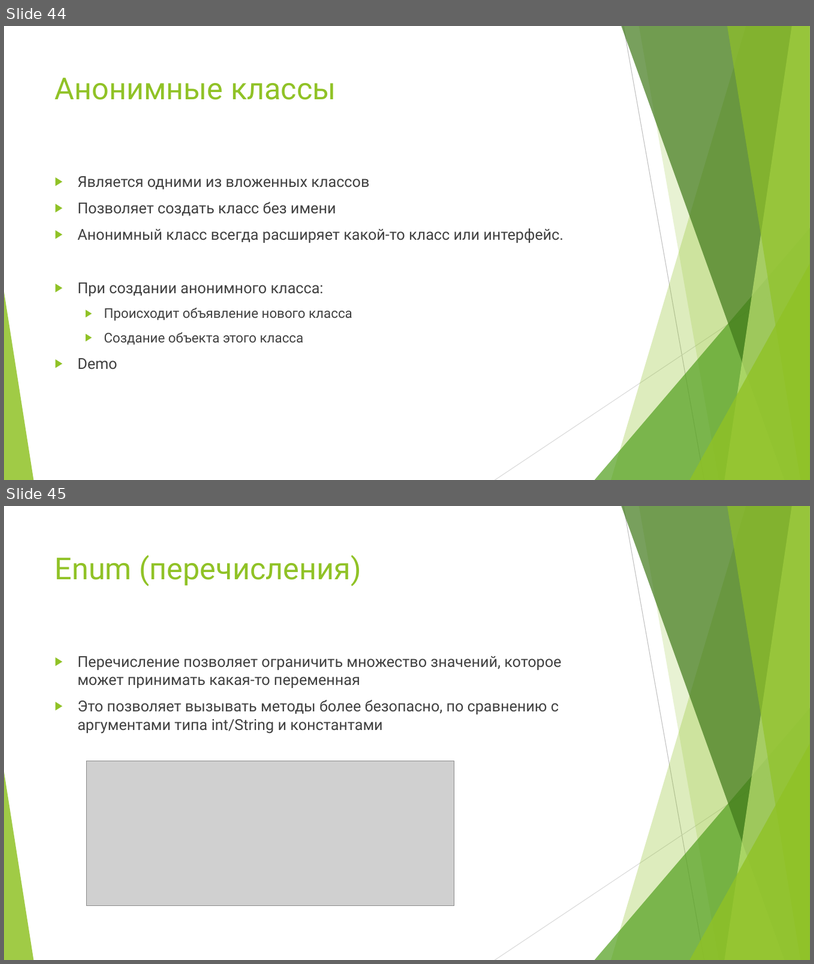
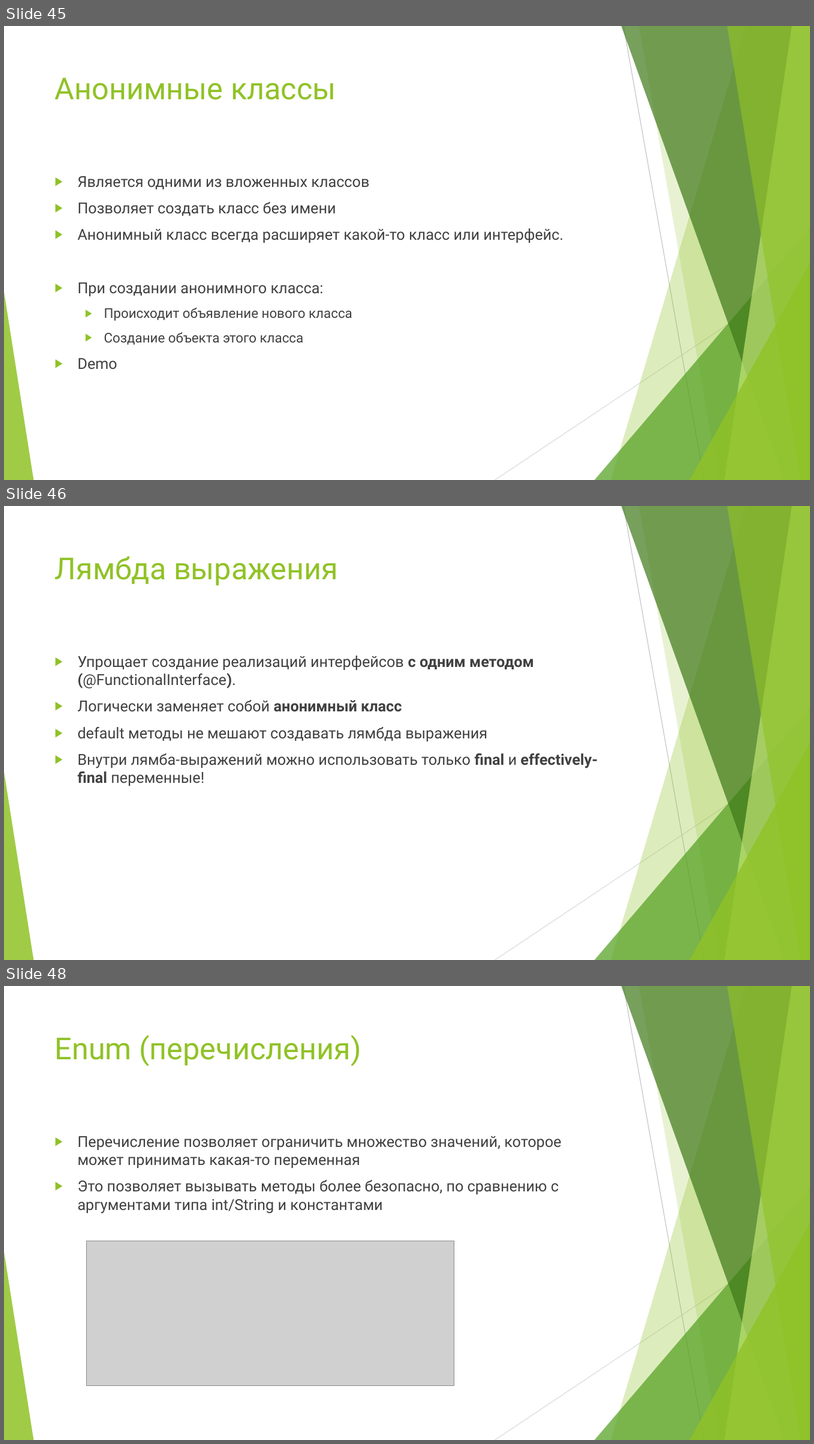
Before and after one commit to gladorange/orion_middle_2021, a slide deck: _LECTIONS/3/3_Classes.pptx. Shown one above the other, each under a label of ours: slides 44 and 45 before the commit, slides 45, 46 and 48 after it; the slides between them are not shown. The pictures are 814x964 and 814x1444 pixels, drawn with LibreOffice and Linux fonts; fonts in the diff are those of the drawing; grey boxes stand for pictures. Boxes give left, top, right and bottom in pixels: in the first picture for what was removed or moved away, otherwise in the second. Text is boxed around its words. In the diff, an @@ line names an element or a change of style, - is before the commit and + after.

```diff
--- a/_LECTIONS/3/3_Classes.pptx
+++ b/_LECTIONS/3/3_Classes.pptx
@@ slide 46 added at [4, 506, 810, 960], background #FFFFFF; not listed: 10 template elements that a slide beside it also shows @@
@@ title added at [55, 556, 338, 586], 36 pt, text #90C226 @@
+Лямбда выражения
@@ text added at [78, 655, 598, 786], 18 pt, text #404040 @@
+▶ Упрощает создание реализаций интерфейсов с одним методом (@FunctionalInterface).
+▶ Логически заменяет собой анонимный класс
+▶ default методы не мешают создавать лямбда выражения
+▶ Внутри лямба-выражений можно использовать только final и effectively-final переменные!
@@ what was slide 44 is now slide 45 @@
@@ what was slide 45 is now slide 48 @@
```
Also in this commit, not shown: 1 slide changed, 2 other slides added, 18 other files.
